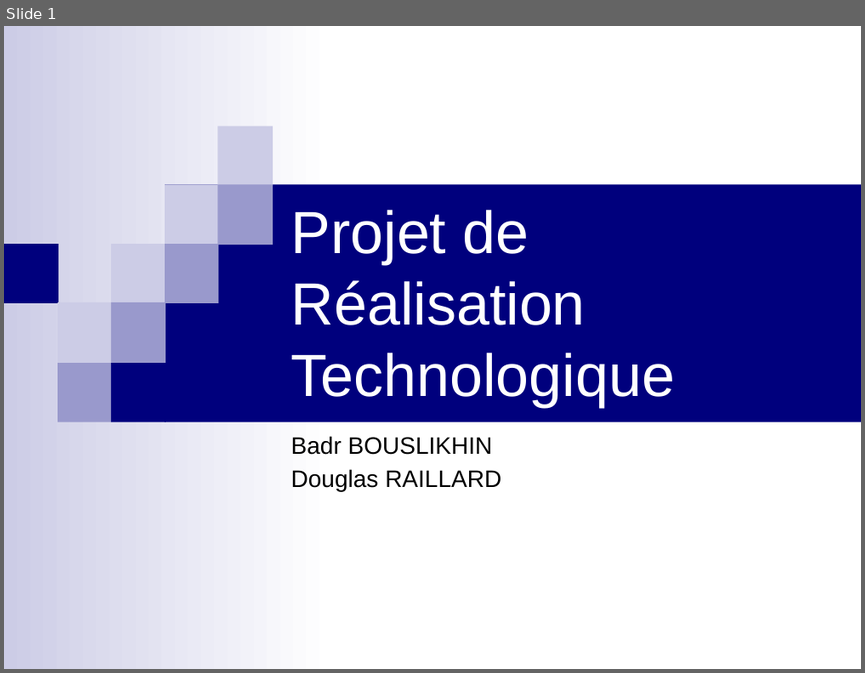
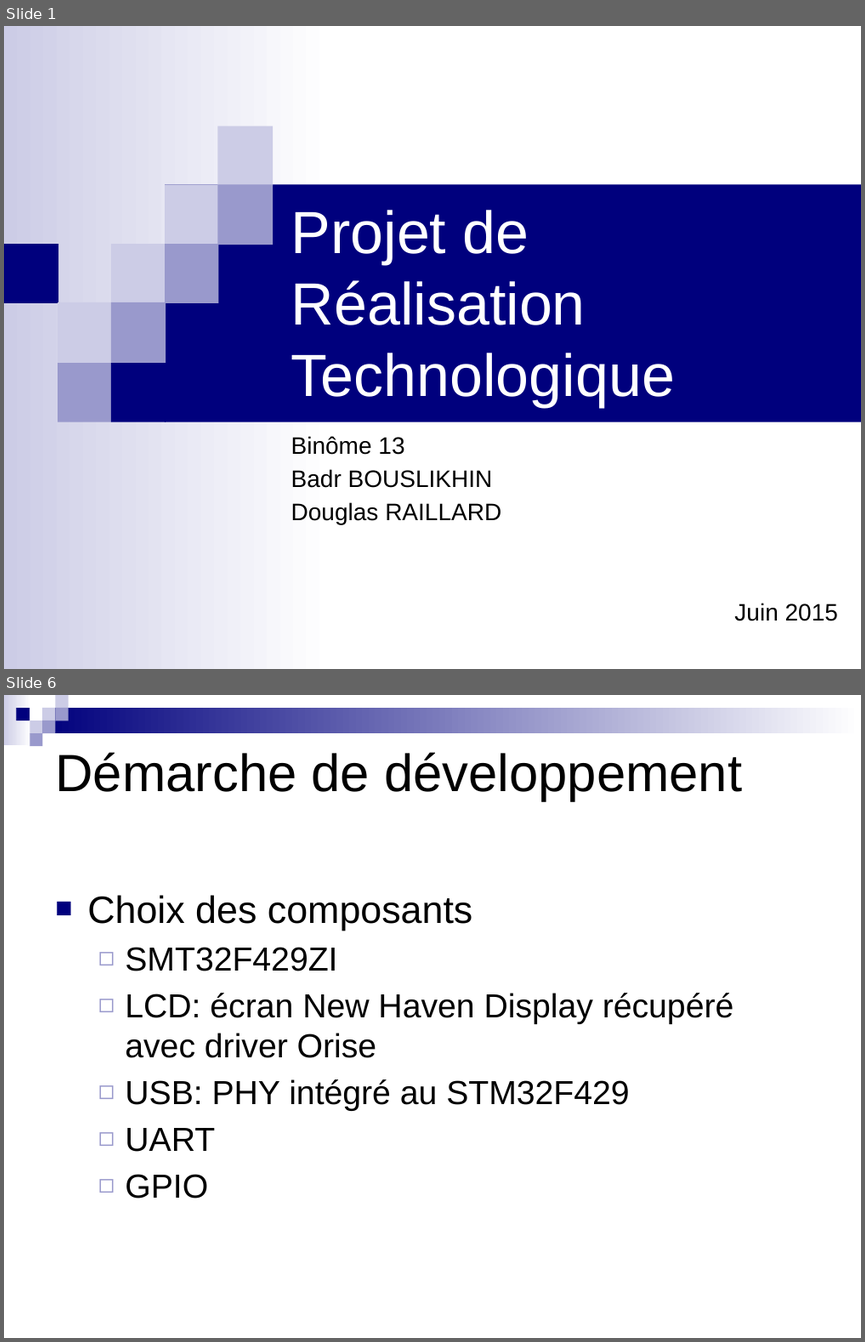
Before and after one commit to badrbouslikhin/Beluga, a slide deck: Rendu/PresentationFinale/Binome13PresentationFinalePRT.pptx. Shown one above the other, each under a label of ours: slide 1 before the commit, slides 1 and 6 after it; the slides between them are not shown. The pictures are 865x673 and 865x1342 pixels, drawn with LibreOffice and Linux fonts; fonts in the diff are those of the drawing. Boxes give left, top, right and bottom in pixels: in the first picture for what was removed or moved away, otherwise in the second. Text is boxed around its words. In the diff, an @@ line names an element or a change of style, - is before the commit and + after.

```diff
--- a/Rendu/PresentationFinale/Binome13PresentationFinalePRT.pptx
+++ b/Rendu/PresentationFinale/Binome13PresentationFinalePRT.pptx
@@ slide 6 added at (4, 695, 861, 1338), background #FFFFFF @@
@@ group added at (4, 695, 861, 746): 9 rectangles @@
@@ title added at (55, 752, 742, 801), 44 pt, text #000000 @@
+Démarche de développement
@@ text added at (87, 895, 734, 1198), 28 pt, text #000000 @@
+■ Choix des composants
+  ◻ SMT32F429ZI
+  ◻ LCD: écran New Haven Display récupéré avec driver Orise
+  ◻ USB: PHY intégré au STM32F429
+  ◻ UART
+  ◻ GPIO
@@ slide 1 changed as well @@
@@ subtitle at (291, 436, 404, 454): paragraph added @@
+Binôme 13
@@ subtitle at (734, 602, 838, 621): paragraph added @@
+Juin 2015
```
Also in this commit, not shown: 10 other slides added, 1 slide removed.
